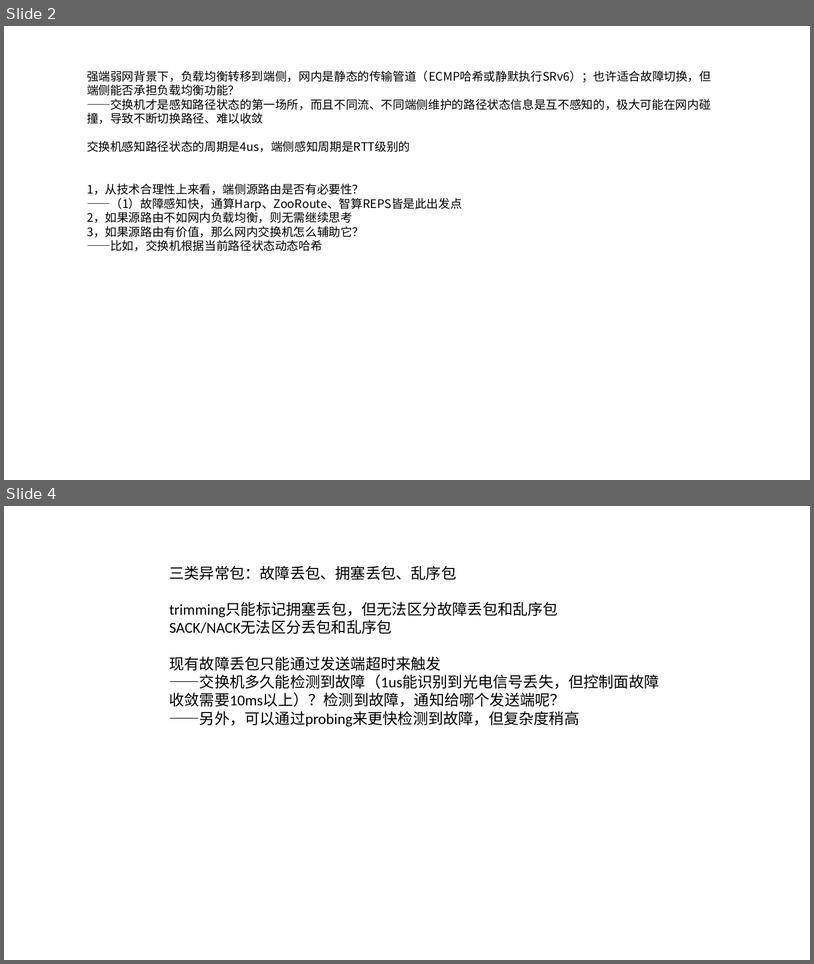
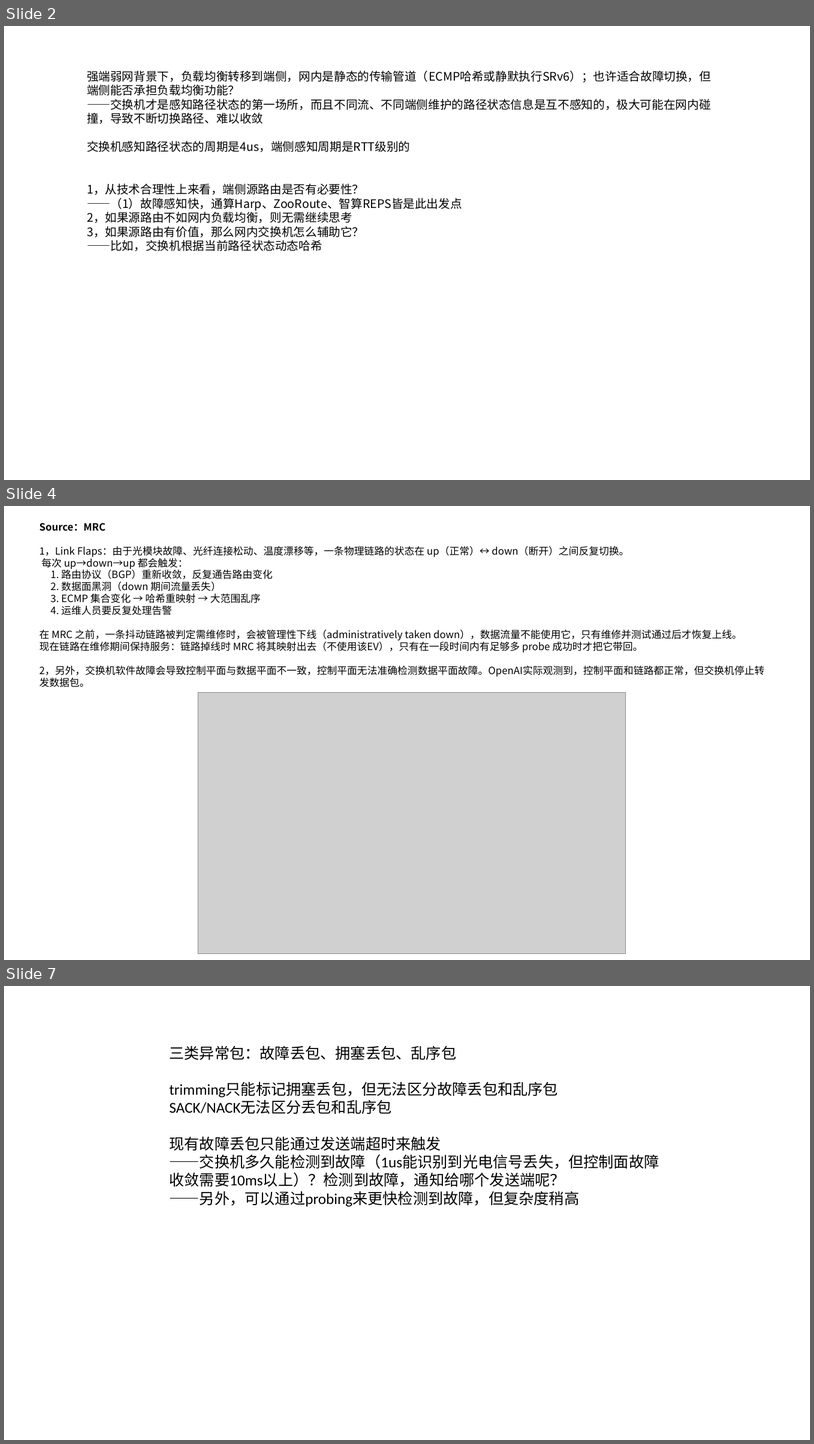
Before and after one commit to dxl041/Academics, a slide deck: Comparison/总结.pptx. Shown one above the other, each under a label of ours: slides 2 and 4 before the commit, slides 2, 4 and 7 after it; the slides between them are not shown. The pictures are 814x964 and 814x1444 pixels, drawn with LibreOffice and Linux fonts; fonts in the diff are those of the drawing; grey boxes stand for pictures. Boxes give left, top, right and bottom in pixels: in the first picture for what was removed or moved away, otherwise in the second. Text is boxed around its words. In the diff, an @@ line names an element or a change of style, - is before the commit and + after.

```diff
--- a/Comparison/总结.pptx
+++ b/Comparison/总结.pptx
@@ slide 4 added at (4, 506, 810, 960), background #FFFFFF @@
@@ text added at (39, 523, 765, 687), 12 pt, text #000000 @@
+Source：MRC
+1，Link Flaps：由于光模块故障、光纤连接松动、温度漂移等，一条物理链路的状态在 up（正常）↔ down（断开）之间反复切换。
+每次 up→down→up 都会触发：
+1. 路由协议（BGP）重新收敛，反复通告路由变化
+2. 数据面黑洞（down 期间流量丢失）
+3. ECMP 集合变化 → 哈希重映射 → 大范围乱序
+4. 运维人员要反复处理告警
+在 MRC 之前，一条抖动链路被判定需维修时，会被管理性下线（administratively taken down），数据流量不能使用它，只有维修并测试通过后才恢复上线。
+现在链路在维修期间保持服务：链路掉线时 MRC 将其映射出去（不使用该EV），只有在一段时间内有足够多 probe 成功时才把它带回。
+2，另外，交换机软件故障会导致控制平面与数据平面不一致，控制平面无法准确检测数据平面故障。OpenAI实际观测到，控制平面和链路都正常，但交换机停止转发数据包。
@@ picture added at (198, 693, 626, 953) @@
@@ what was slide 4 is now slide 7 @@
```
Also in this commit, not shown: 4 other slides added, 1 slide removed, 8 other files.
